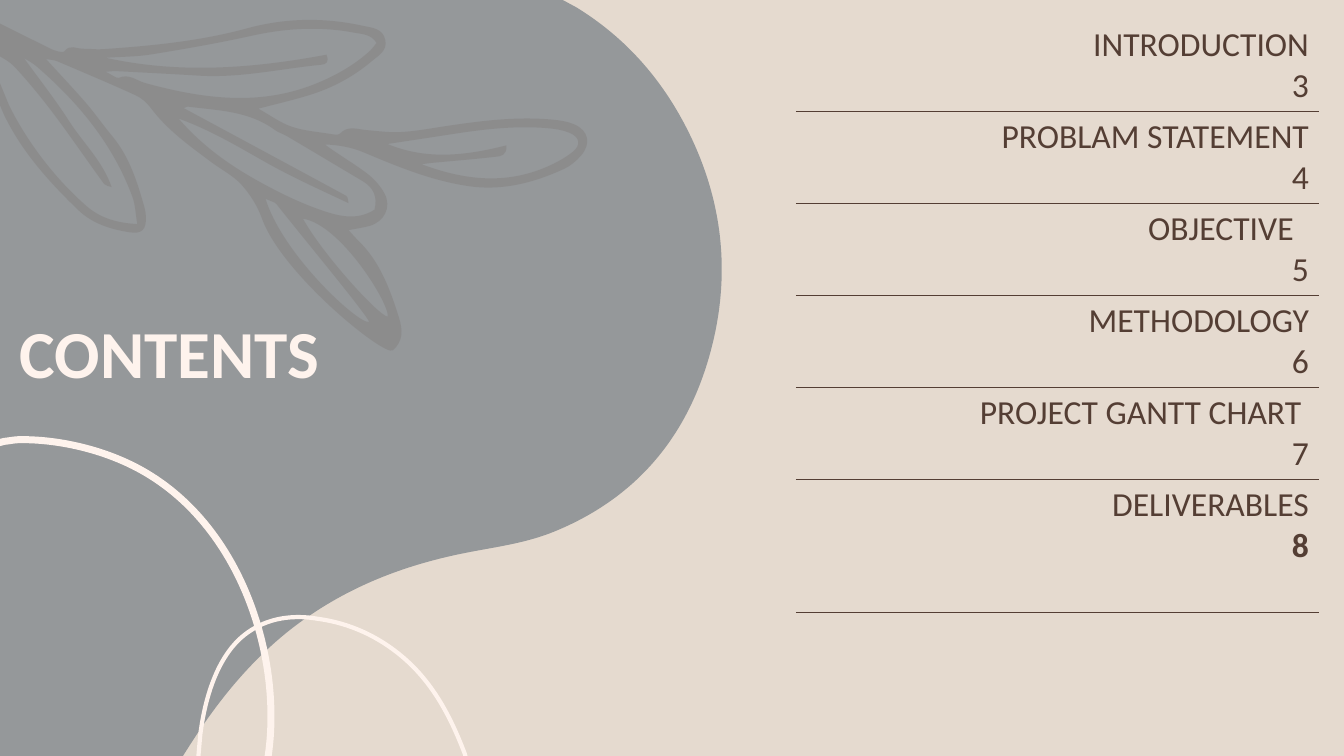
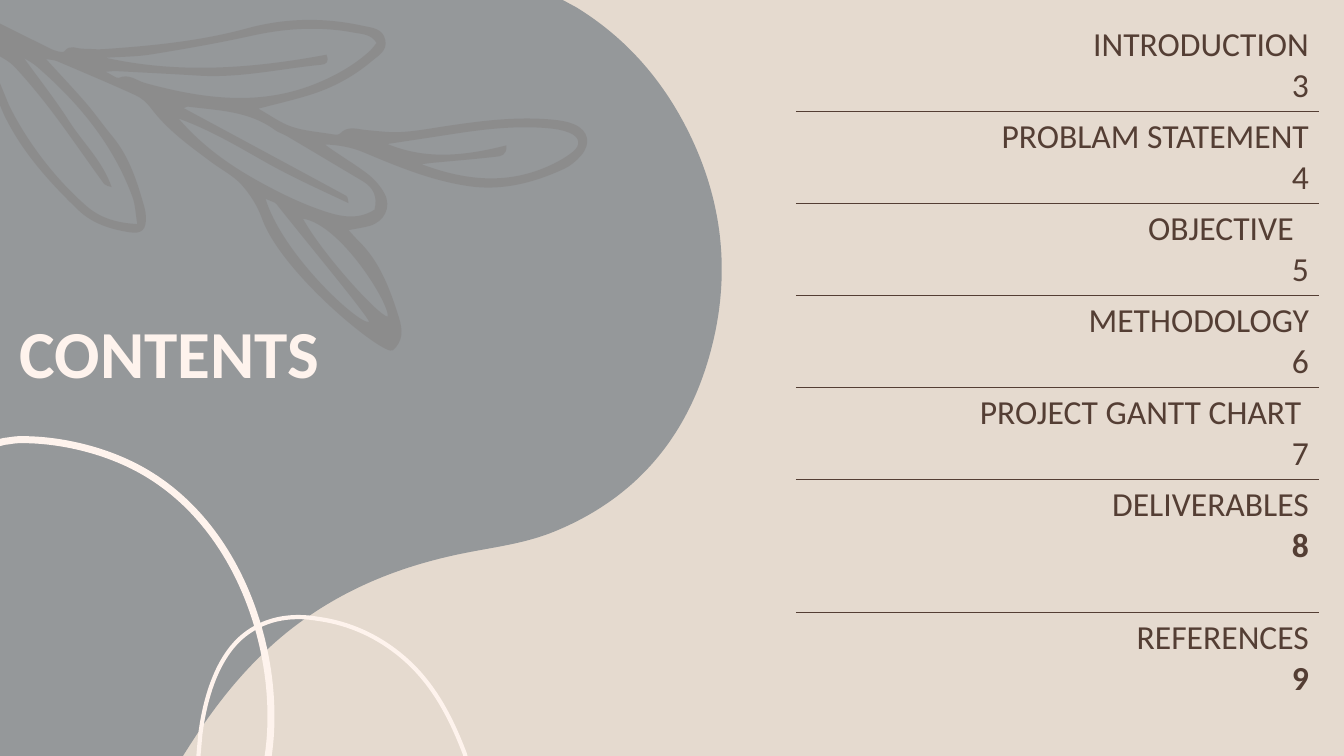
Before and after one commit to rebecca329/Bakewise, a slide deck: slide 2 of BAKERY.pptx. Drawn at 1344x756 pixels with LibreOffice and Linux fonts; fonts in the diff are those of the drawing. Boxes give left, top, right and bottom in pixels: in the first picture for what was removed or moved away, otherwise in the second. Text is boxed around its words. In the diff, an @@ line names an element or a change of style, - is before the commit and + after.

```diff
--- a/BAKERY.pptx
+++ b/BAKERY.pptx
@@ table at [797,19,1320,695] @@
-row 7, column 1: 
+row 7, column 1: REFERENCES / 9
```
Also in this commit, not shown: 3 other slides changed, 2 slides added, 2 slides removed, 1 other file.
